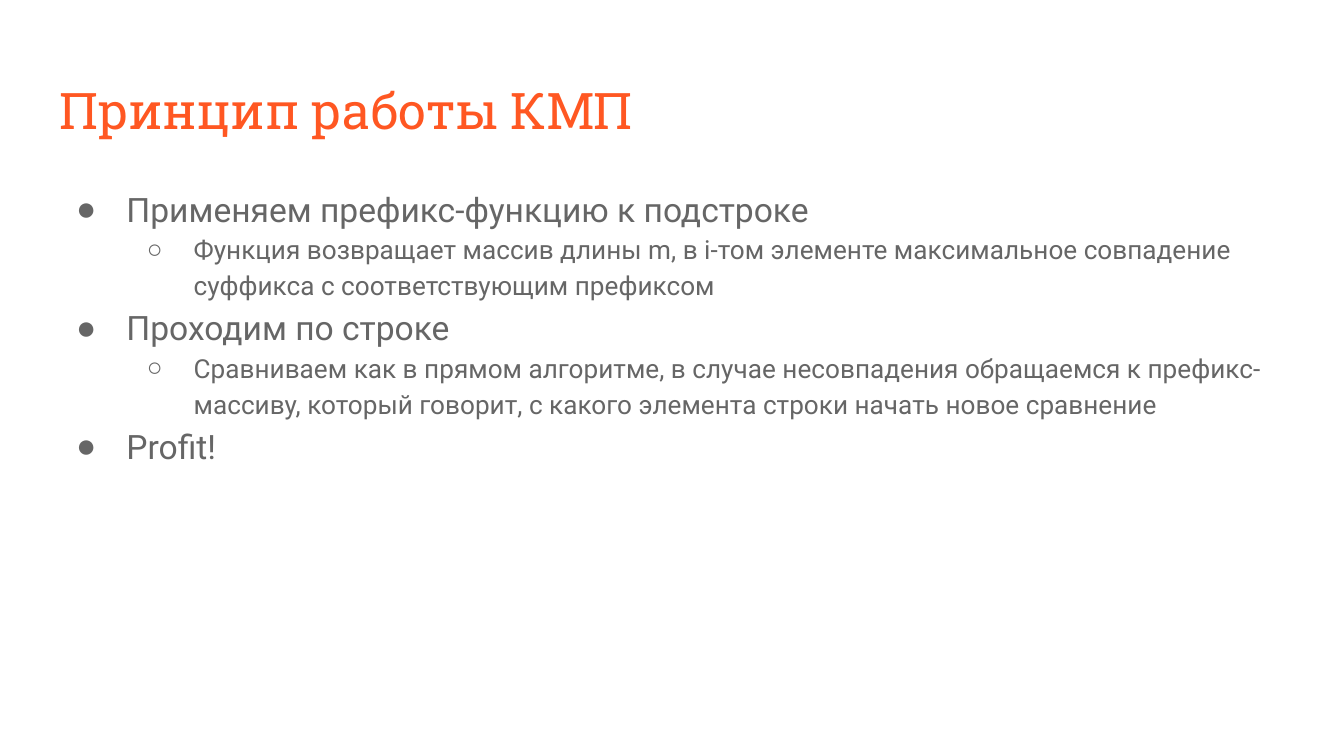
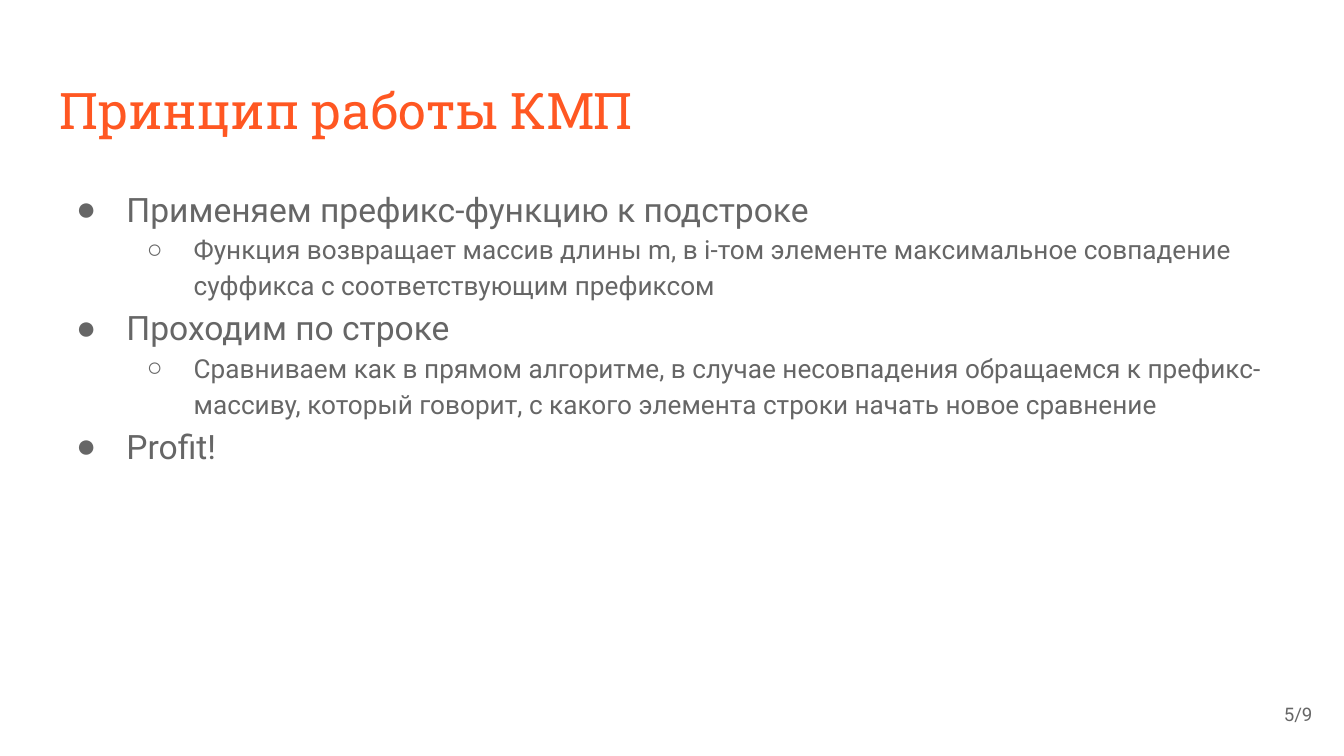
Before and after one commit to AmarskiyArtem/firstSemester, a slide deck: slide 5 of homeworks/reports/KMP.30.11.22/Amarskiy. KMP. 30.11.22. report.pptx. Drawn at 1344x756 pixels with LibreOffice and Linux fonts; fonts in the diff are those of the drawing. Boxes give left, top, right and bottom in pixels: in the first picture for what was removed or moved away, otherwise in the second. Text is boxed around its words. In the diff, an @@ line names an element or a change of style, - is before the commit and + after.

```diff
--- a/homeworks/reports/KMP.30.11.22/Amarskiy. KMP. 30.11.22. report.pptx
+++ b/homeworks/reports/KMP.30.11.22/Amarskiy. KMP. 30.11.22. report.pptx
@@ page number added at <box>1284,707,1313,722</box>, 10 pt, text #666666 @@
+5/9
```
Also in this commit, not shown: 6 other slides changed, 1 slide added.
